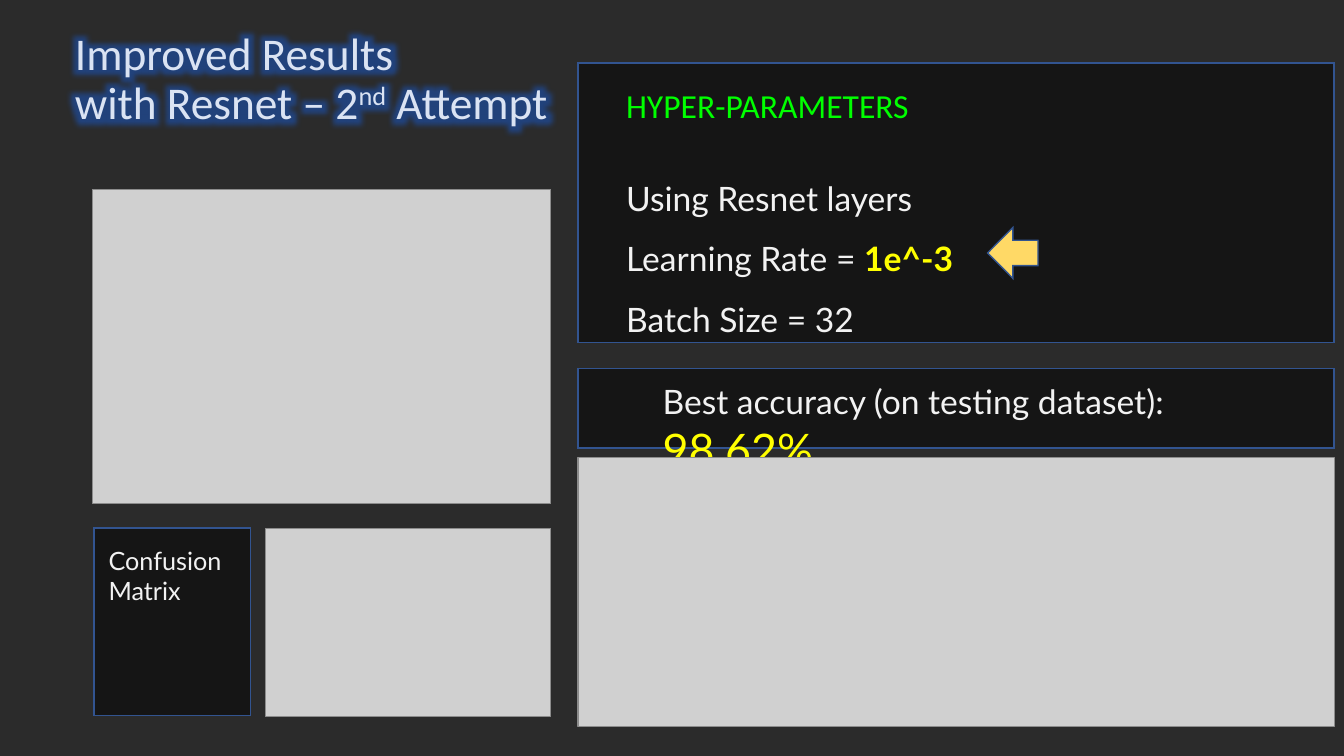
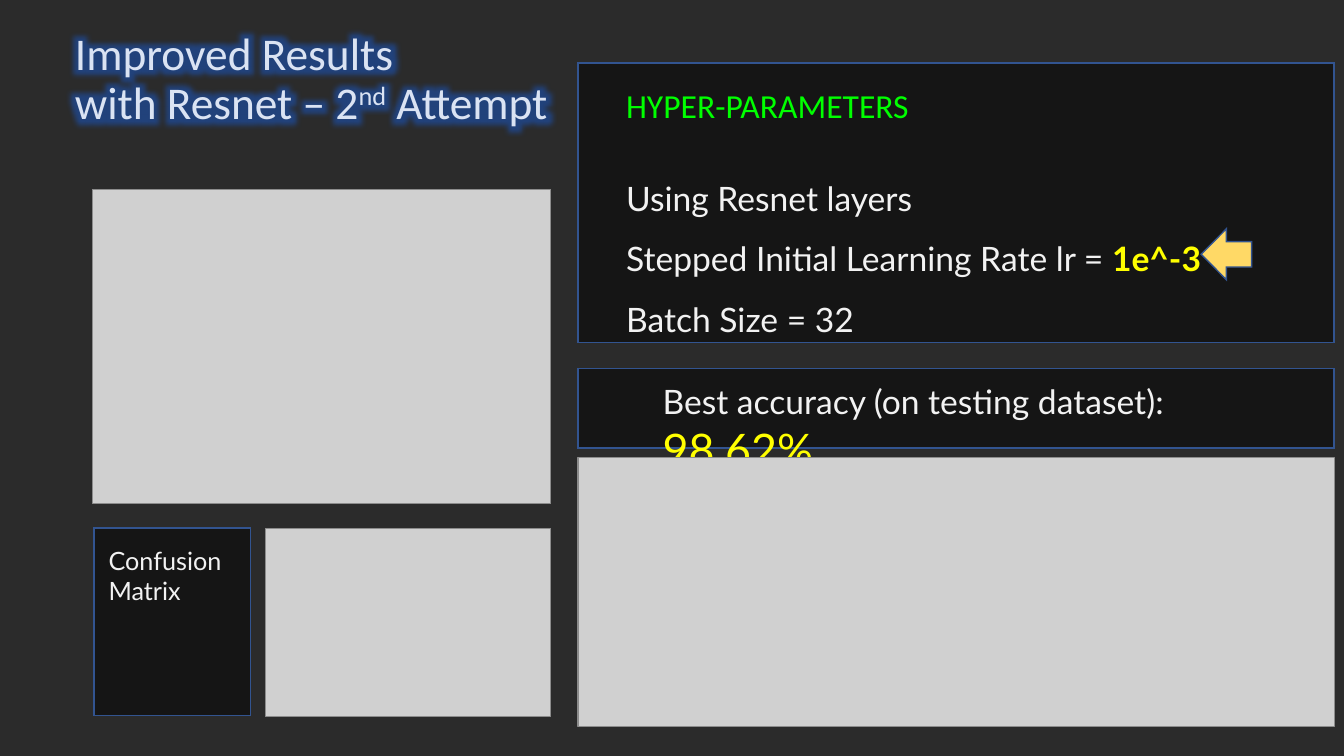
Before and after one commit to francis-han/PSUPR-CA2, a slide deck: slide 21 of CA2 Identifying Wafer Failures with Deep Learning2.pptx (slide 22 before the commit). Drawn at 1344x756 pixels with LibreOffice and Linux fonts; fonts in the diff are those of the drawing; grey boxes stand for pictures; background and template pictures are left out; a plain dark background stands for a picture behind light text. Boxes give left, top, right and bottom in pixels: in the first picture for what was removed or moved away, otherwise in the second. Text is boxed around its words. In the diff, an @@ line names an element or a change of style, - is before the commit and + after.

```diff
--- a/CA2 Identifying Wafer Failures with Deep Learning2.pptx
+++ b/CA2 Identifying Wafer Failures with Deep Learning2.pptx
@@ right arrow: place and size @@
-right arrow at [988, 228, 1038, 278]
+right arrow at [1202, 229, 1252, 279]
@@ text at [626, 246, 1201, 277]: text changed @@
-Learning Rate = 1e^-3
+Stepped Initial Learning Rate lr = 1e^-3
```
Also in this commit, not shown: 5 other slides changed, 1 slide removed.
